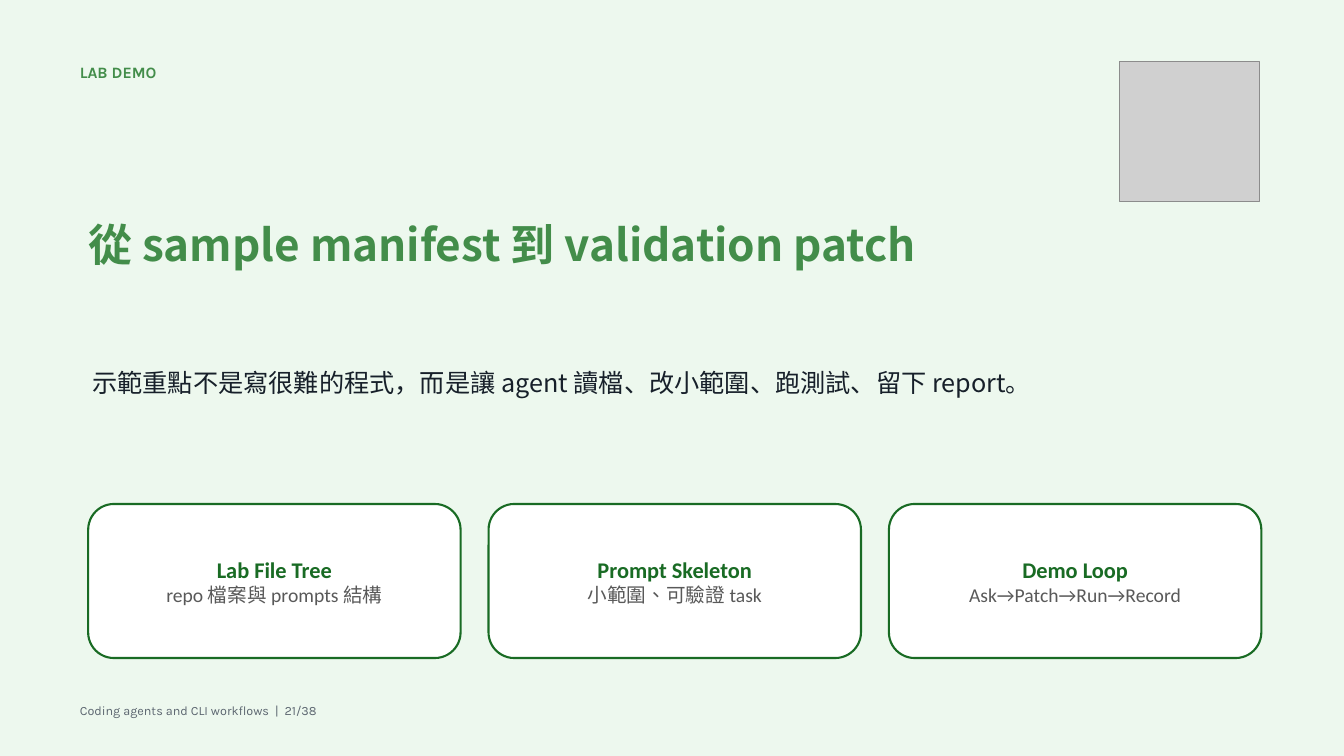
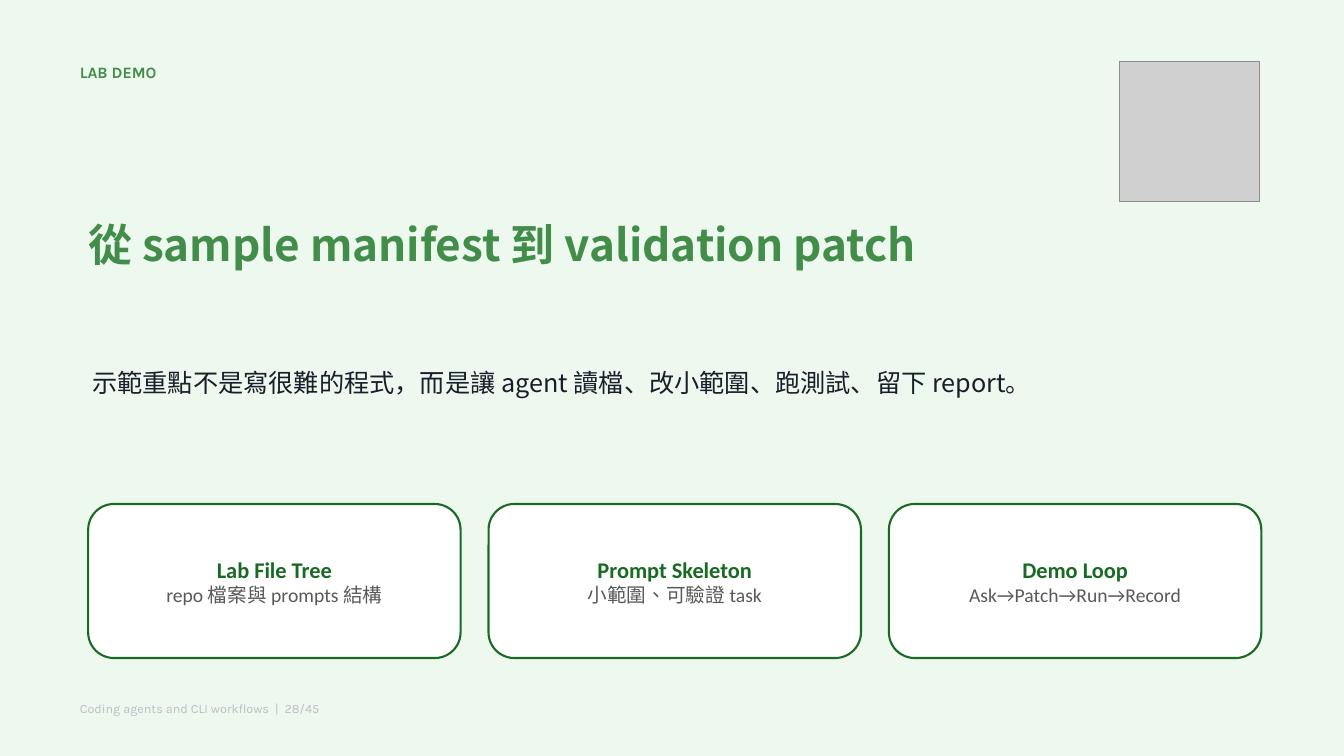
Before and after one commit to godkin1211/LLM_applications_on_BioMedicalData, a slide deck: slide 28 of slides/lesson-07-coding-agents-cli-workflows.pptx (slide 21 before the commit). Drawn at 1344x756 pixels with LibreOffice and Linux fonts; fonts in the diff are those of the drawing; grey boxes stand for pictures. Boxes give left, top, right and bottom in pixels: in the first picture for what was removed or moved away, otherwise in the second. Text is boxed around its words. In the diff, an @@ line names an element or a change of style, - is before the commit and + after.

Commit message:
Update lesson 07 coding agents slides

```diff
--- a/slides/lesson-07-coding-agents-cli-workflows.pptx
+++ b/slides/lesson-07-coding-agents-cli-workflows.pptx
@@ text at [80, 704, 320, 716]: text changed; text colour #5C6670 to #B7C0C7 @@
-Coding agents and CLI workflows | 21/38
+Coding agents and CLI workflows | 28/45
```
Also in this commit, not shown: 37 other slides changed, 8 slides added.
